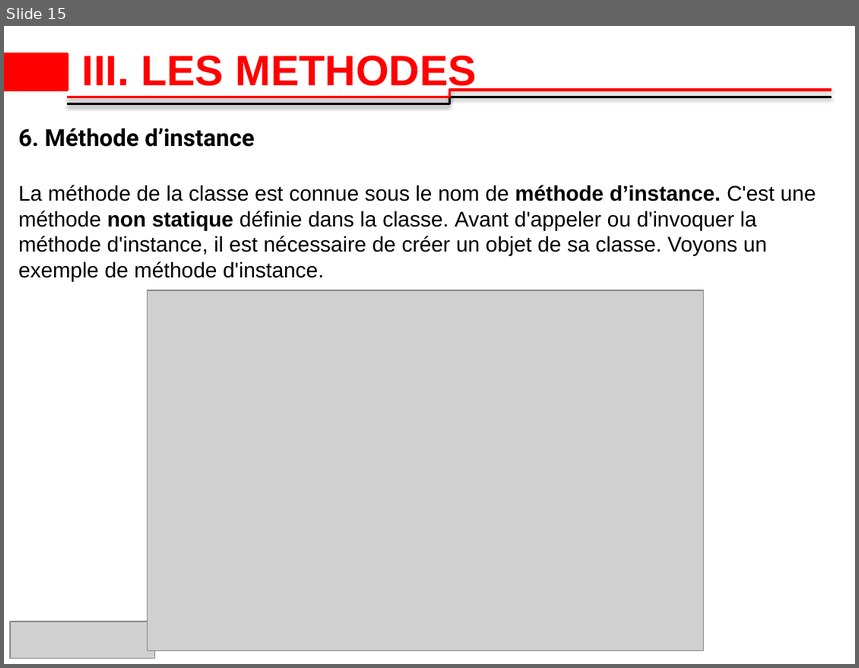
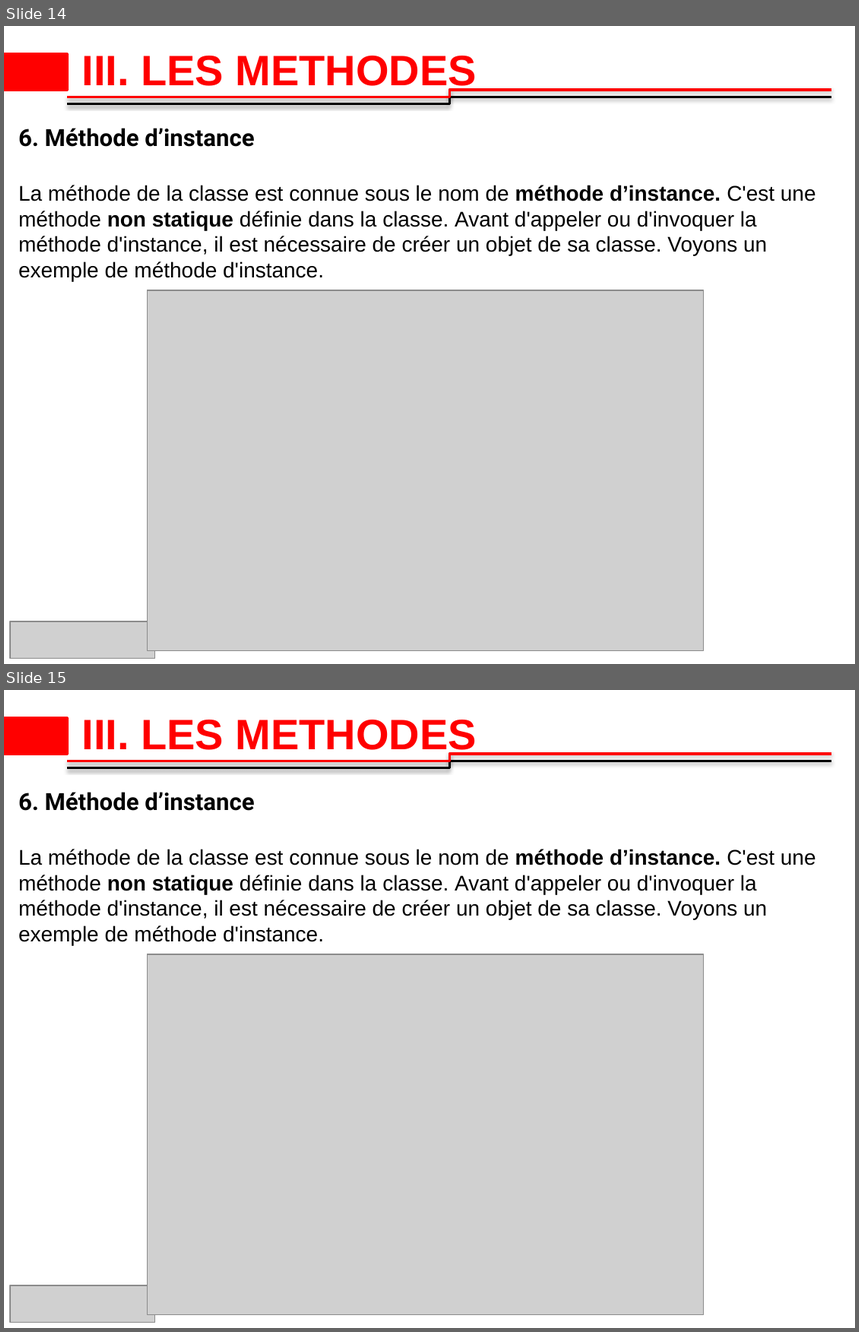
Before and after one commit to 2losky/Poo_Java, a slide deck: java-oop latest.pptx. Shown one above the other, each under a label of ours: slide 15 before the commit, slides 14 and 15 after it. The pictures are 859x668 and 859x1332 pixels, drawn with LibreOffice and Linux fonts; fonts in the diff are those of the drawing; grey boxes stand for pictures; background and template pictures are left out. Boxes give left, top, right and bottom in pixels: in the first picture for what was removed or moved away, otherwise in the second. Text is boxed around its words. In the diff, an @@ line names an element or a change of style, - is before the commit and + after.

```diff
--- a/java-oop latest.pptx
+++ b/java-oop latest.pptx
@@ slide 15 added at [4, 690, 855, 1328], background #FFFFFF; not listed: 3 template elements that a slide beside it also shows @@
@@ title added at [82, 720, 477, 757], 36 pt, text #FF0000, bold @@
+III. LES METHODES
@@ text added at [18, 792, 816, 945], 18 pt, text #000000 @@
+6. Méthode d’instance
+La méthode de la classe est connue sous le nom de méthode d’instance. C'est une méthode non statique définie dans la classe. Avant d'appeler ou d'invoquer la méthode d'instance, il est nécessaire de créer un objet de sa classe. Voyons un exemple de méthode d'instance.
@@ picture added at [147, 954, 704, 1315] @@
@@ picture added at [10, 1286, 154, 1322] @@
@@ what was slide 15 is now slide 14 @@
```
Also in this commit, not shown: 3 slides changed, 7 other slides added, 4 slides removed.
